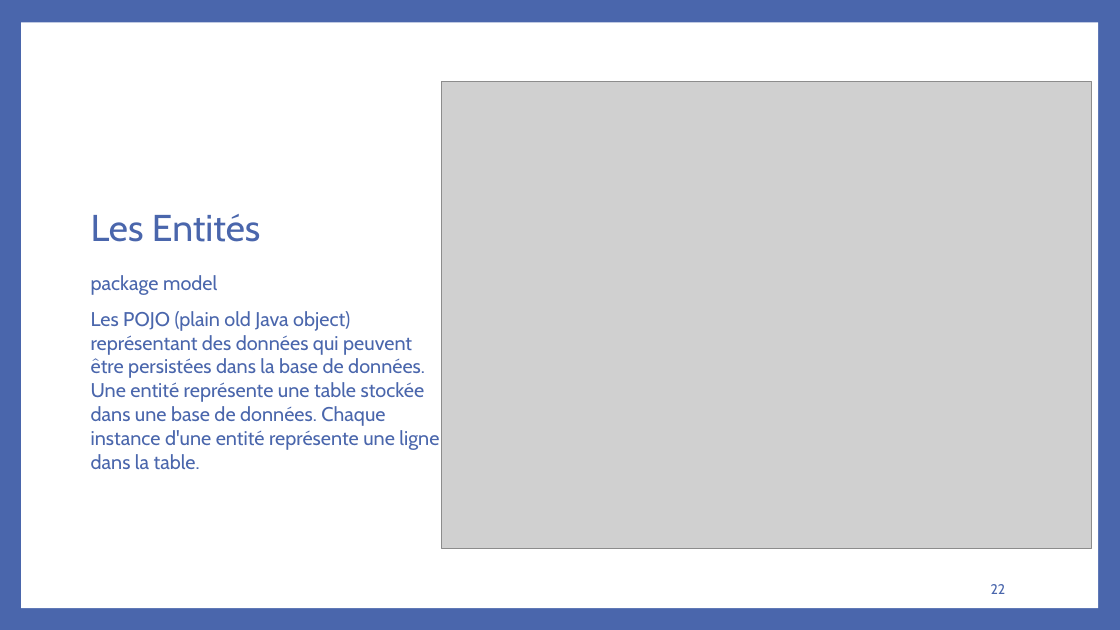
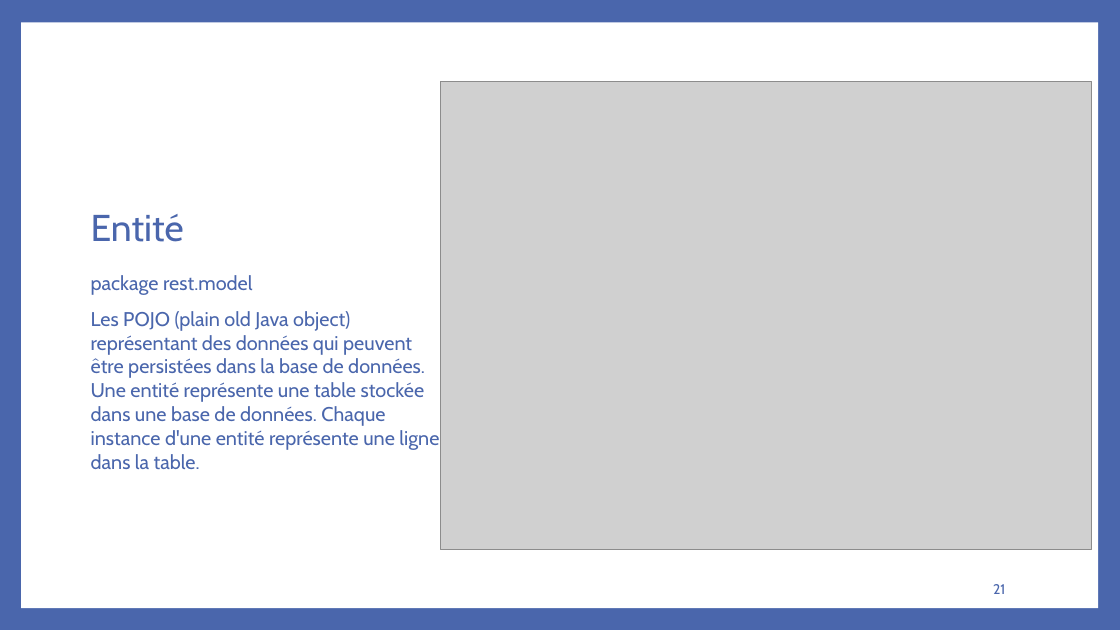
Before and after one commit to bakedpotato191/projet, a slide deck: slide 21 of rapport.PPTX (slide 22 before the commit). Drawn at 1120x630 pixels with LibreOffice and Linux fonts; fonts in the diff are those of the drawing; grey boxes stand for pictures. Boxes give left, top, right and bottom in pixels: in the first picture for what was removed or moved away, otherwise in the second. Text is boxed around its words. In the diff, an @@ line names an element or a change of style, - is before the commit and + after.

```diff
--- a/rapport.PPTX
+++ b/rapport.PPTX
@@ title at box(91, 214, 184, 242): text changed @@
-Les Entités
+Entité
@@ text at box(91, 275, 252, 295): text changed @@
-package model
+package rest.model
@@ page number at box(993, 584, 1005, 594): text changed @@
-22
+21
```
Also in this commit, not shown: 4 slides added, 4 slides removed, 19 other files.
